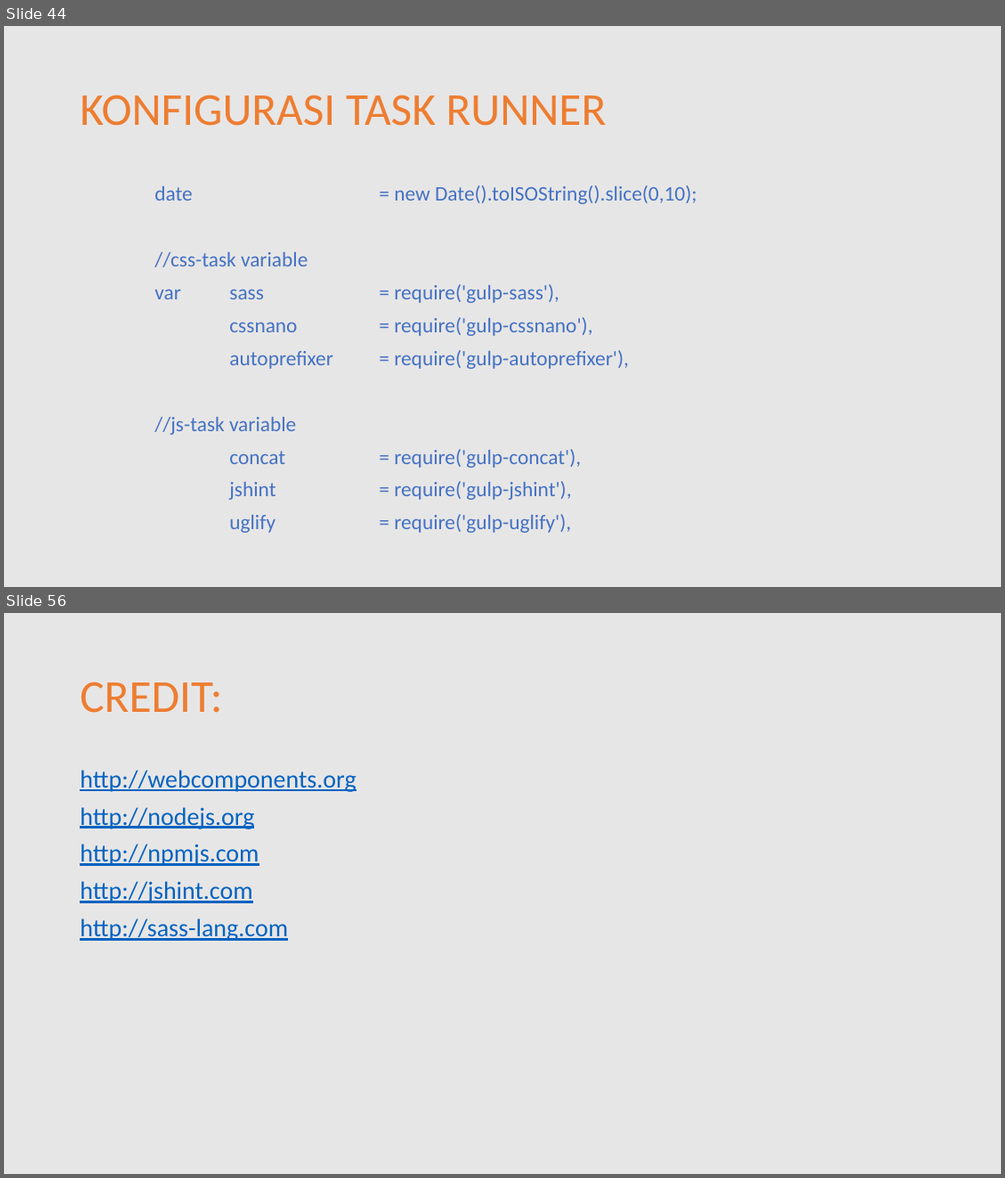
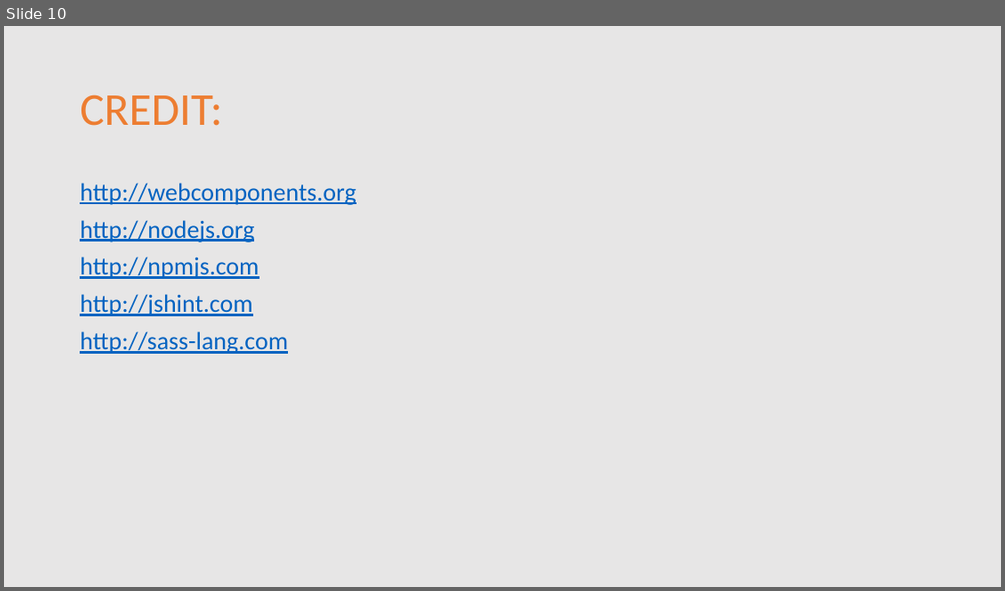
Before and after one commit to MalangFrontend/ongis-frontend-1, a slide deck: doc/presentasi-materi-01.pptx. Shown one above the other, each under a label of ours: slides 44 and 56 before the commit, slide 10 after it; the slides between them are not shown. The pictures are 1005x1178 and 1005x591 pixels, drawn with LibreOffice and Linux fonts; fonts in the diff are those of the drawing. Boxes give left, top, right and bottom in pixels: in the first picture for what was removed or moved away, otherwise in the second. Text is boxed around its words. In the diff, an @@ line names an element or a change of style, - is before the commit and + after.

```diff
--- a/doc/presentasi-materi-01.pptx
+++ b/doc/presentasi-materi-01.pptx
@@ slide 44 removed at (4,26,1001,587), background #E7E6E6 @@
@@ title removed at (80,95,607,126) @@
-KONFIGURASI TASK RUNNER
@@ text removed at (154,185,697,532) @@
-date = new Date().toISOString().slice(0,10);
-//css-task variable
-var sass = require('gulp-sass'),
-cssnano = require('gulp-cssnano'),
-autoprefixer = require('gulp-autoprefixer'),
-//js-task variable
-concat = require('gulp-concat'),
-jshint = require('gulp-jshint'),
-uglify = require('gulp-uglify'),
@@ what was slide 56 is now slide 10 @@
```
Also in this commit, not shown: 6 slides changed, 45 other slides removed, 21 other files.
